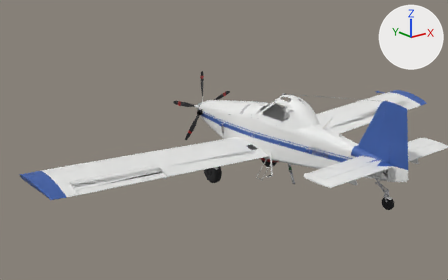
The glTF model exterior.glb: old version first, new version second.
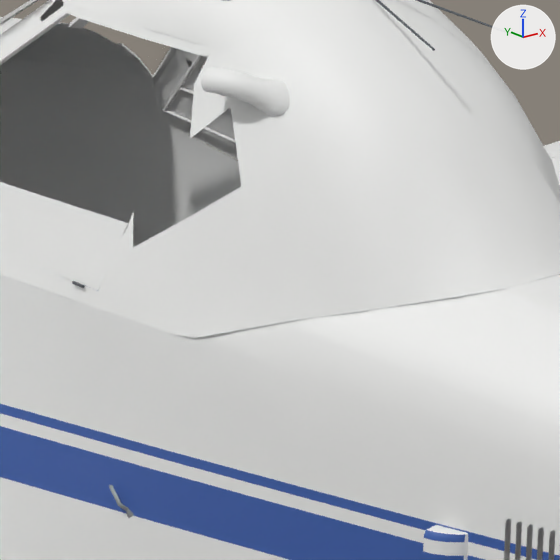
Each version appears first whole from a 50 mm camera at (-15.11, -16.94, 6.71) aimed at (-1.72, -0.2, 0.02), and next in a close-up on the part from 60% to 71% of the width and 36% to 53% of the height. The axes (+X, +Y, +Z) are drawn at upper right. The lights are the same throughout. The older version's two pictures come first. Where no turn or scale is listed for an object, it has been applied to the vertices. Vertices at exactly the same position are counted once.

The older version as bpy lines, for what is in view:
```python
me_at802_4 = bpy.data.meshes.new('AT802-4')
me_at802_4.from_pydata(...)  # 30591 vertices, 53091 faces; spans x -9.0..9.0, y -6.8..3.8, z -2.0..2.3
me_at802_4.materials.append(mat_mat31)  # light grey #bcbcbf
me_at802_4.materials.append(mat_mat03)  # white #ededec
me_at802_4.materials.append(mat_mat08)  # picture img_chrome
me_at802_4.materials.append(mat_mat21)  # dark grey #303032
me_at802_4.materials.append(mat_mat10)  # black #1d1d1d
me_at802_4.materials.append(mat_mat30)  # light grey #bcbcbf
me_at802_4.materials.append(mat_mat05)  # white #ededec
me_at802_4.materials.append(mat_mat15)  # grey #7a7a7a
me_at802_4.materials.append(mat_mat14)  # dark grey #5b5f64
me_at802_4.materials.append(mat_mat02)  # white #ededec
me_at802_4.materials.append(mat_mat22)
me_at802_4.materials.append(mat_mat33)  # light grey #bcbcbf
me_at802_4.materials.append(mat_mat25)  # picture img_nonskid
me_at802_4.materials.append(mat_mat17)  # light grey #d4d3d2
me_at802_4.materials.append(mat_mat23)  # picture img_navgreen
me_at802_4.materials.append(mat_mat24)  # picture img_navred
me_at802_4.materials.append(mat_goma)  # black #212122
me_at802_4.materials.append(mat_compuerta)  # red #aa2127
me_at802_4.materials.append(mat_azul_librea)  # blue #3c5faa
me_at802_4.materials.append(mat_pala)  # black #222224
me_at802_4.materials.append(mat_banda_pala)  # red #a61d1d
me_at802_4.materials.append(mat_pedana)  # dark grey #3f3f40
# before: 16485 (-0.6, -1.9, 0.8) at pixel (133, 247), 16487 (-0.6, -2.2, 0.6) at pixel (175, 334), 16490 (-0.5, -2.1, 1.0) at pixel (192, 215), 16492 (-0.5, -2.4, 0.9) at pixel (250, 264), 16494 (-0.5, -2.3, 1.1) at pixel (241, 186)
# before: 16622 (0.6, -2.0, 0.9), 16623 (0.5, -2.0, 1.0), 16627 (0.5, -2.1, 1.3), 16635 (0.5, -2.2, 0.9), 16638 (0.5, -2.3, 1.1)
ob_exterior = bpy.data.objects.new('exterior', me_at802_4)
ob_exterior.location = (0.0, 0.0, 0.0)
```
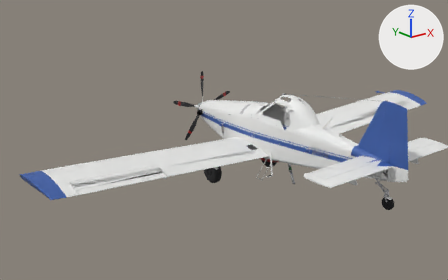
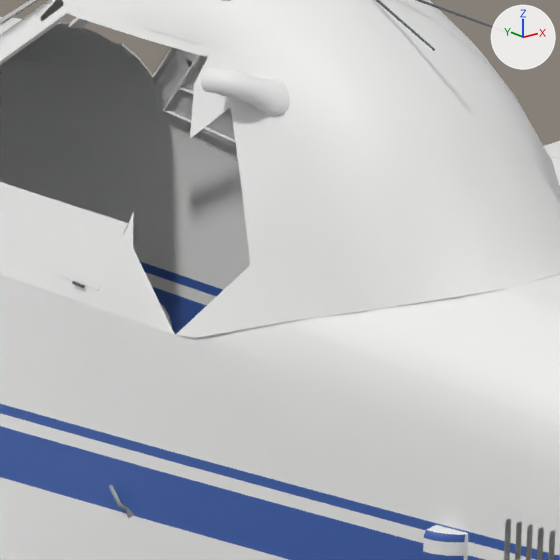
Edits to the bpy script that builds the scene:
```text
Change me_at802_4:
    used by ob_exterior; location = (0.0, 0.0, 0.0)
    verts and faces of me_at802_4; kept vertices keep their numbers, new ones are numbered from 30591
    remove me_at802_4.from_pydata(...)  # 30591 vertices, 53091 faces; spans x -9.0..9.0, y -6.8..3.8, z -2.0..2.3
    add me_at802_4.from_pydata(...)  # 30590 vertices, 53085 faces; spans x -9.0..9.0, y -6.8..3.8, z -2.0..2.3
    me_at802_4 part 1
    add delete_vertices([16490])  # with the faces that use them
    add delete_faces([(16622, 16623, 16635), (16623, 16638, 16635), (16623, 16627, 16638)])
```

What differs and where, as boxes (x1, y1, x2, y2) in the close-ups (560 x 560 px):
part 1 of me_at802_4, deleted: before (133, 187, 250, 335)
